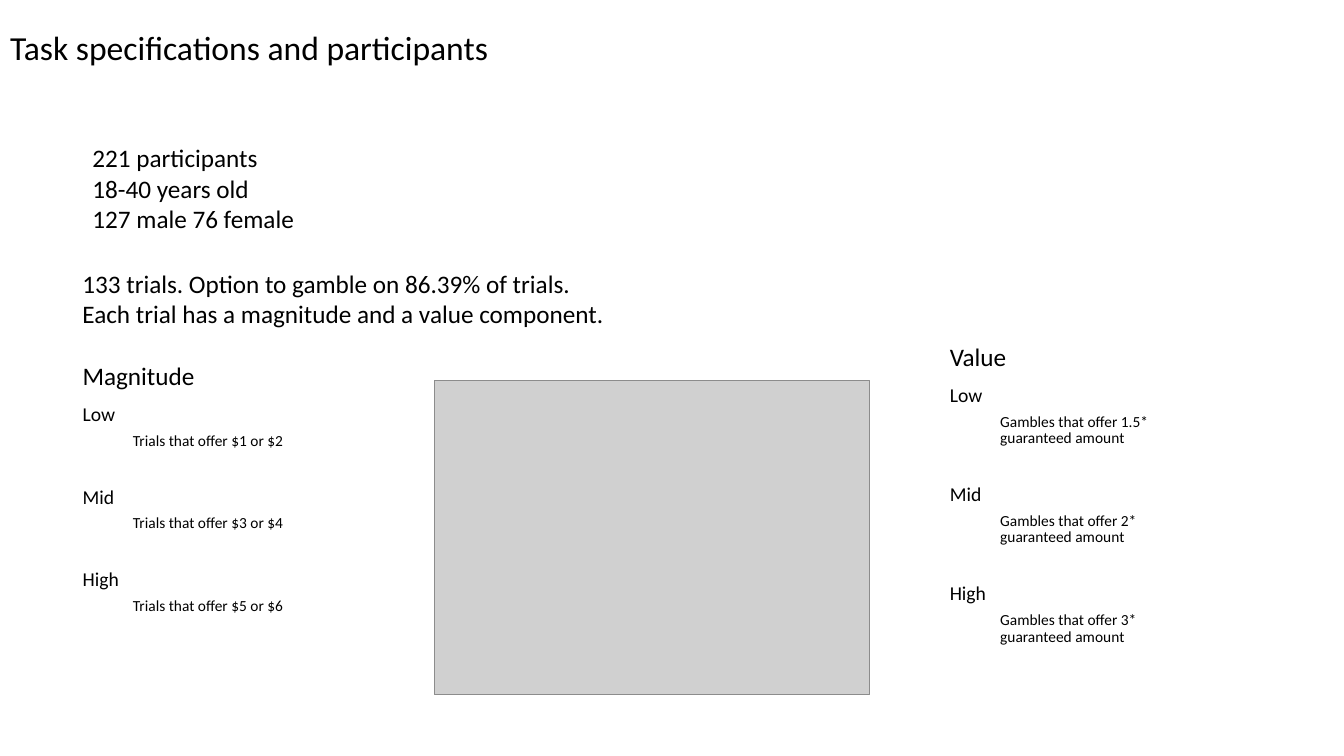
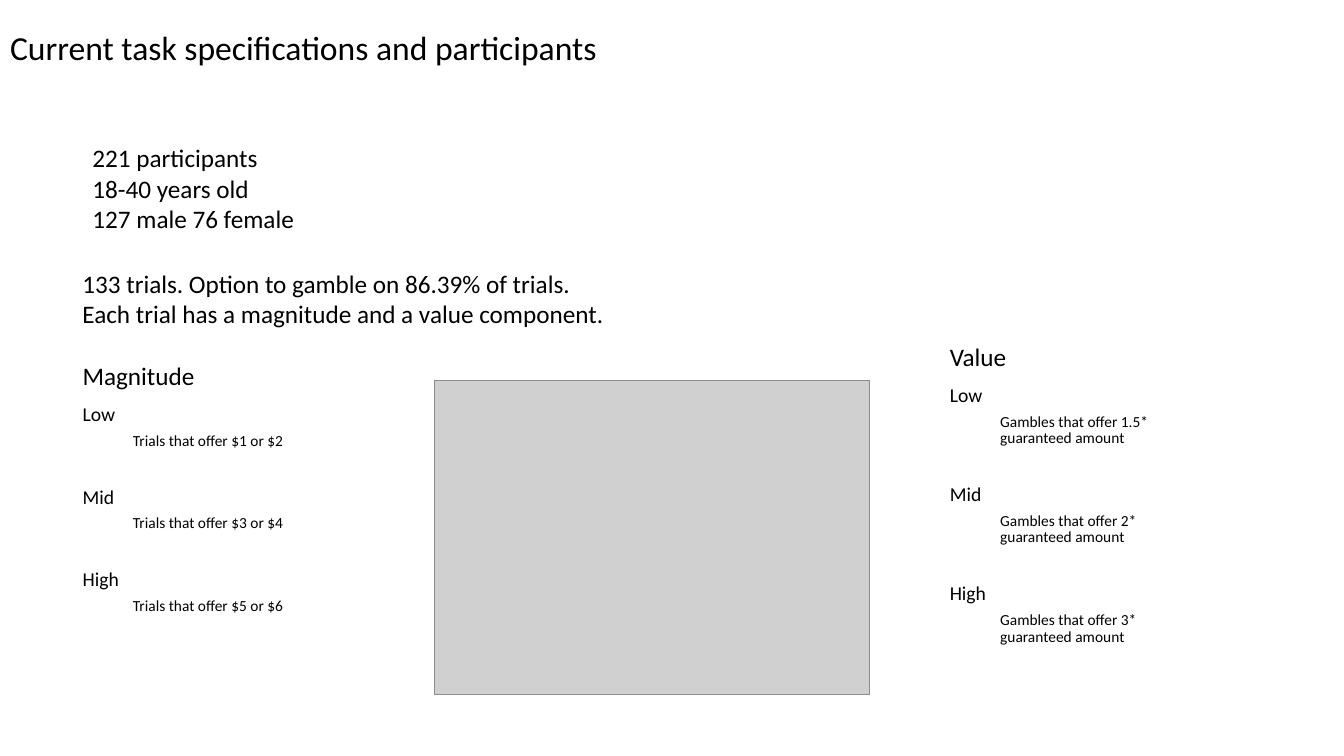
Before and after one commit to gpagnier/rampAnalysis, a slide deck: slide 11 of ShenhavLabMeeting10.29.pptx. Drawn at 1344x756 pixels with LibreOffice and Linux fonts; fonts in the diff are those of the drawing; grey boxes stand for pictures. Boxes give left, top, right and bottom in pixels: in the first picture for what was removed or moved away, otherwise in the second. Text is boxed around its words. In the diff, an @@ line names an element or a change of style, - is before the commit and + after.

```diff
--- a/ShenhavLabMeeting10.29.pptx
+++ b/ShenhavLabMeeting10.29.pptx
@@ title at (x1=10, y1=36, x2=596, y2=66): text changed @@
-Task specifications and participants
+Current task specifications and participants
```
Also in this commit, not shown: 2 other slides changed, 13 slides added, 2 slides removed, 3 other files.
